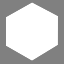
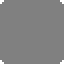
Revision of a layered 64x64 image; what changed, layer by layer:
hid "Layer #18" over [6, 2, 58, 61]
added layer "Layer #20" above "Layer #19" over [0, 60, 64, 64]
added layer "Layer #19" above "Background" over [0, 0, 64, 4]
